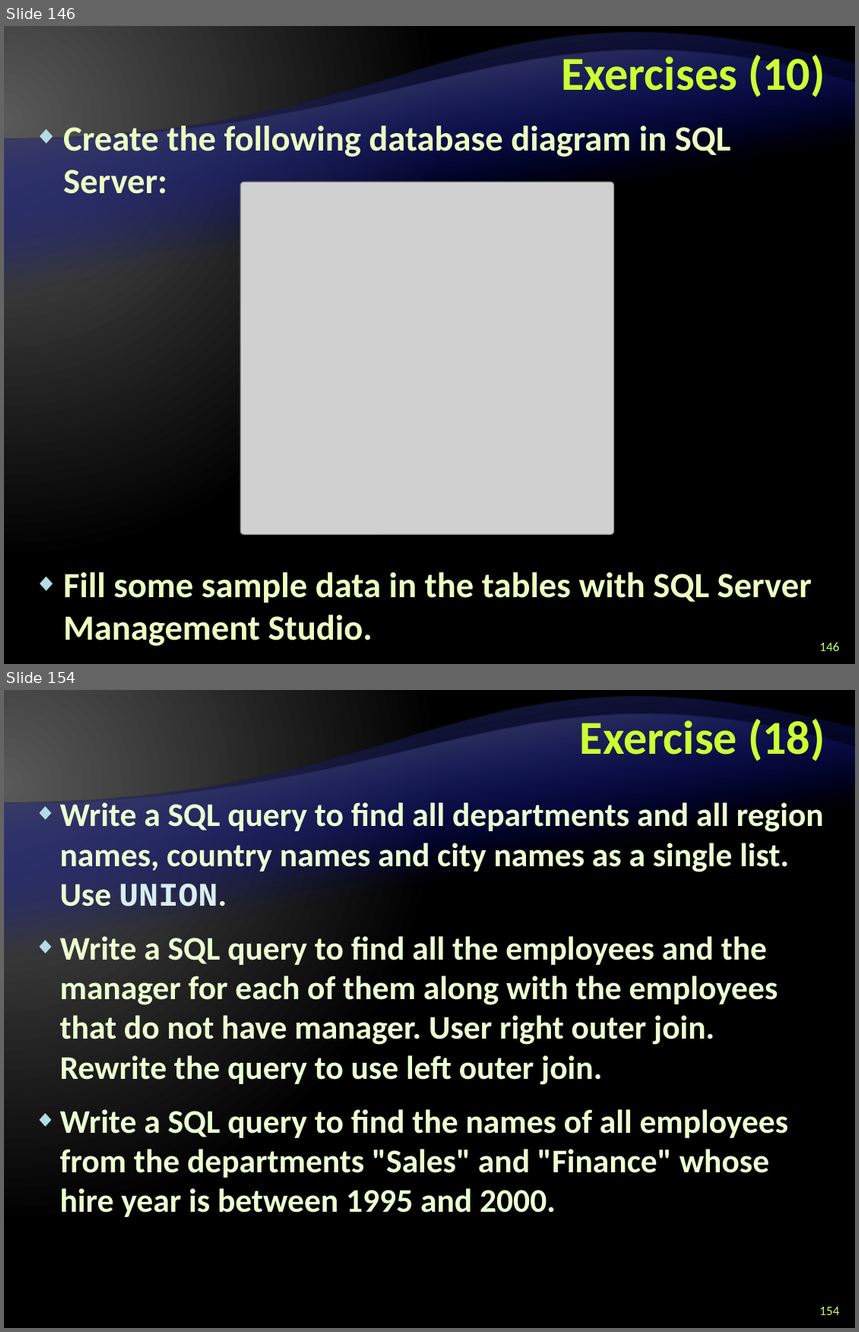
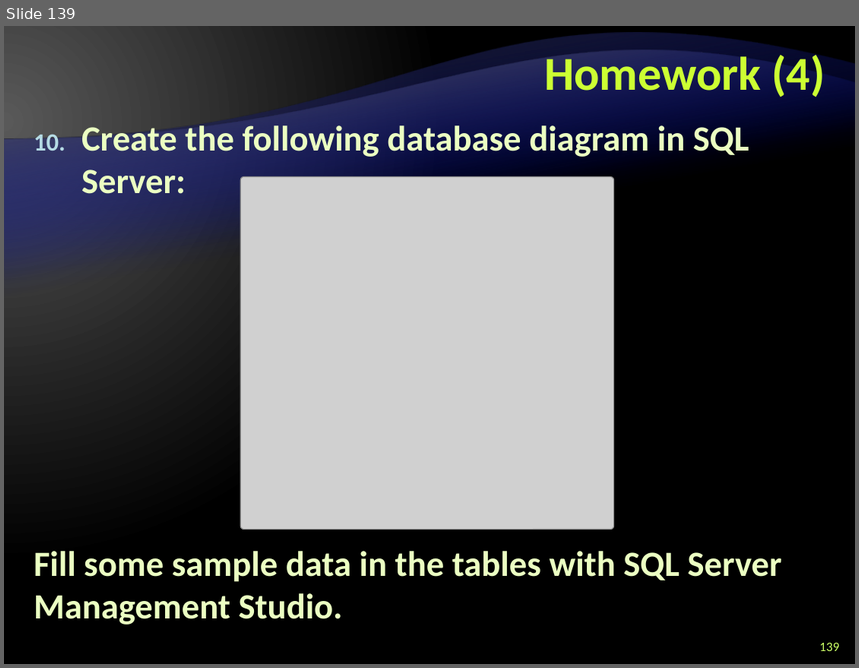
Before and after one commit to Lockheed01/aspnet-mvc-course, a slide deck: Lectures/5. Databases, SQL and MS SQL Server/Databases, SQL and MS SQL Server.pptx. Shown one above the other, each under a label of ours: slides 146 and 154 before the commit, slide 139 after it; the slides between them are not shown. The pictures are 859x1332 and 859x668 pixels, drawn with LibreOffice and Linux fonts; fonts in the diff are those of the drawing; grey boxes stand for pictures; background and template pictures are left out. Boxes give left, top, right and bottom in pixels: in the first picture for what was removed or moved away, otherwise in the second. Text is boxed around its words. In the diff, an @@ line names an element or a change of style, - is before the commit and + after.

```diff
--- a/Lectures/5. Databases, SQL and MS SQL Server/Databases, SQL and MS SQL Server.pptx
+++ b/Lectures/5. Databases, SQL and MS SQL Server/Databases, SQL and MS SQL Server.pptx
@@ slide 154 removed at (x1=4, y1=690, x2=855, y2=1328), background gradient #595959 to #000000; not listed: 2 template elements that a slide beside it also shows @@
@@ title removed at (x1=580, y1=714, x2=826, y2=761) @@
-Exercise (18)
@@ text removed at (x1=60, y1=802, x2=824, y2=1217) @@
-◆ Write a SQL query to find all departments and all region names, country names and city names as a single list. Use UNION.
-◆ Write a SQL query to find all the employees and the manager for each of them along with the employees that do not have manager. User right outer join. Rewrite the query to use left outer join.
-◆ Write a SQL query to find the names of all employees from the departments "Sales" and "Finance" whose hire year is between 1995 and 2000.
@@ page number removed at (x1=819, y1=1307, x2=839, y2=1315) @@
-154
@@ what was slide 146 is now slide 139 @@
@@ slide 139 changed as well @@
@@ title at (x1=544, y1=50, x2=826, y2=97): text changed @@
-Exercises (10)
+Homework (4)
@@ text "Create the following database diagram ..." at (x1=34, y1=121, x2=782, y2=625): bullet ◆ to 1.; line spacing 1 to 36pt; bullet ◆ to none @@
@@ picture moved from (x1=240, y1=182, x2=614, y2=534) to (x1=240, y1=176, x2=614, y2=529) @@
@@ page number at (x1=819, y1=643, x2=839, y2=651): text changed @@
-146
+139
```
Also in this commit, not shown: 3 other slides changed, 13 other slides removed.
